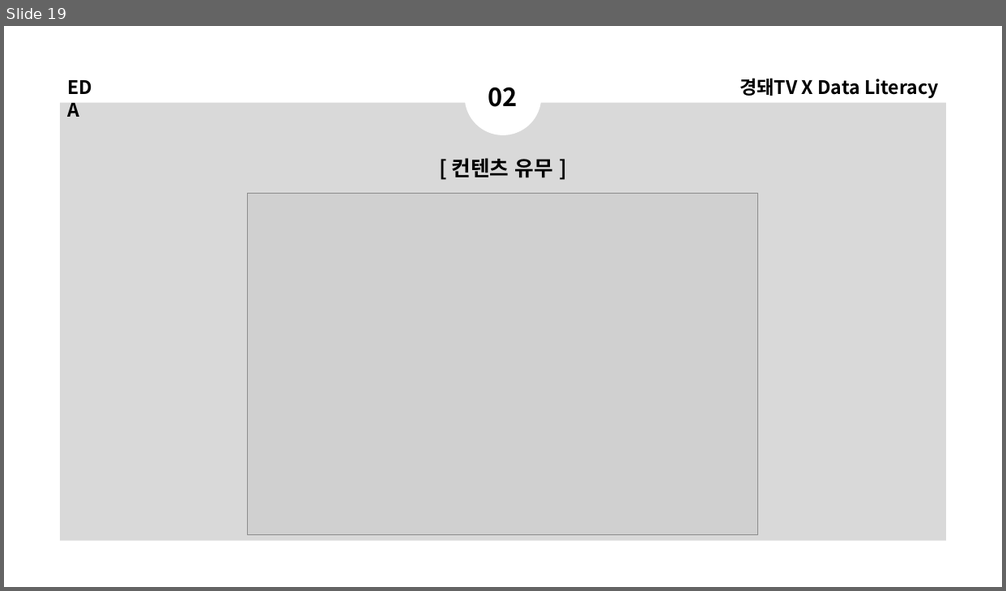
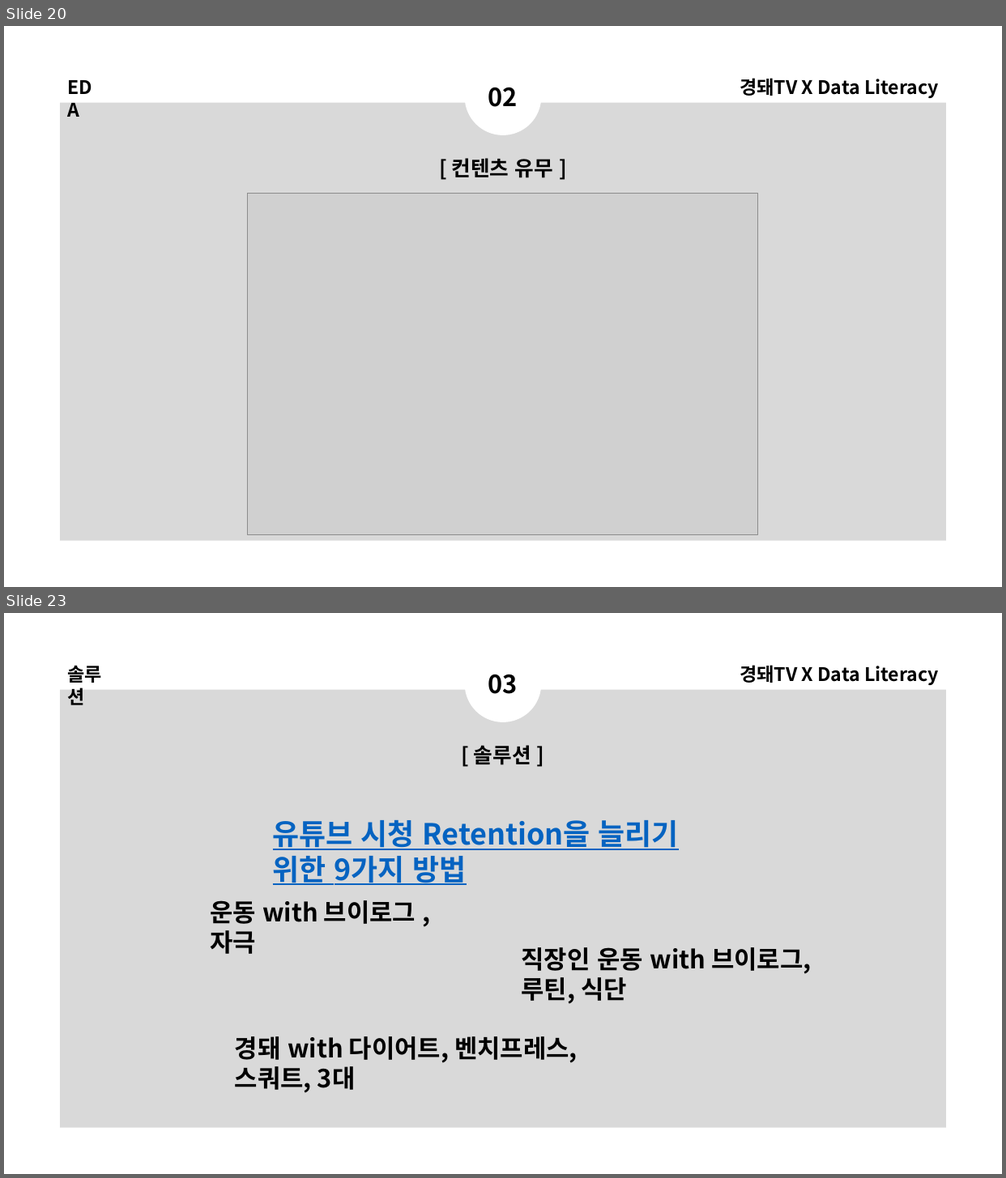
Before and after one commit to DominKim/Data_literacy, a slide deck: 2.프로젝트/1.경돼/5.분석결과/경돼x데이터리터러시.pptx. Shown one above the other, each under a label of ours: slide 19 before the commit, slides 20 and 23 after it; the slides between them are not shown. The pictures are 1006x591 and 1006x1178 pixels, drawn with LibreOffice and Linux fonts; fonts in the diff are those of the drawing; grey boxes stand for pictures. Boxes give left, top, right and bottom in pixels: in the first picture for what was removed or moved away, otherwise in the second. Text is boxed around its words. In the diff, an @@ line names an element or a change of style, - is before the commit and + after.

```diff
--- a/2.프로젝트/1.경돼/5.분석결과/경돼x데이터리터러시.pptx
+++ b/2.프로젝트/1.경돼/5.분석결과/경돼x데이터리터러시.pptx
@@ slide 23 added at [4, 613, 1002, 1174], background #FFFFFF; not listed: 1 template element that a slide beside it also shows @@
@@ ellipse added at [464, 646, 541, 722], fill #FFFFFF @@
@@ text added at [67, 665, 102, 705], 18 pt, text #000000, bold @@
+솔루션
@@ text added at [488, 674, 518, 694], 24 pt, text #000000, bold @@
+03
@@ text added at [739, 665, 939, 685], 18 pt, text #000000, bold @@
+경돼TV X Data Literacy
@@ text added at [474, 745, 531, 765], 20 pt, text #000000, bold @@
+[ 솔루션 ]
@@ text added at [273, 820, 679, 885], 28 pt, text #0563C1, bold, underline @@
+유튜브 시청 Retention을 늘리기 위한 9가지 방법
@@ text added at [210, 901, 415, 954], 24 pt, text #000000, bold @@
+운동 with 브이로그 ,자극
@@ text added at [522, 948, 811, 1004], 24 pt, text #000000, bold @@
+직장인 운동 with 브이로그, 루틴, 식단
@@ text added at [235, 1037, 577, 1093], 24 pt, text #000000, bold @@
+경돼 with 다이어트, 벤치프레스, 스쿼트, 3대
@@ what was slide 19 is now slide 20 @@
```
Also in this commit, not shown: 5 other slides added, 3 slides removed, 1 other file.
